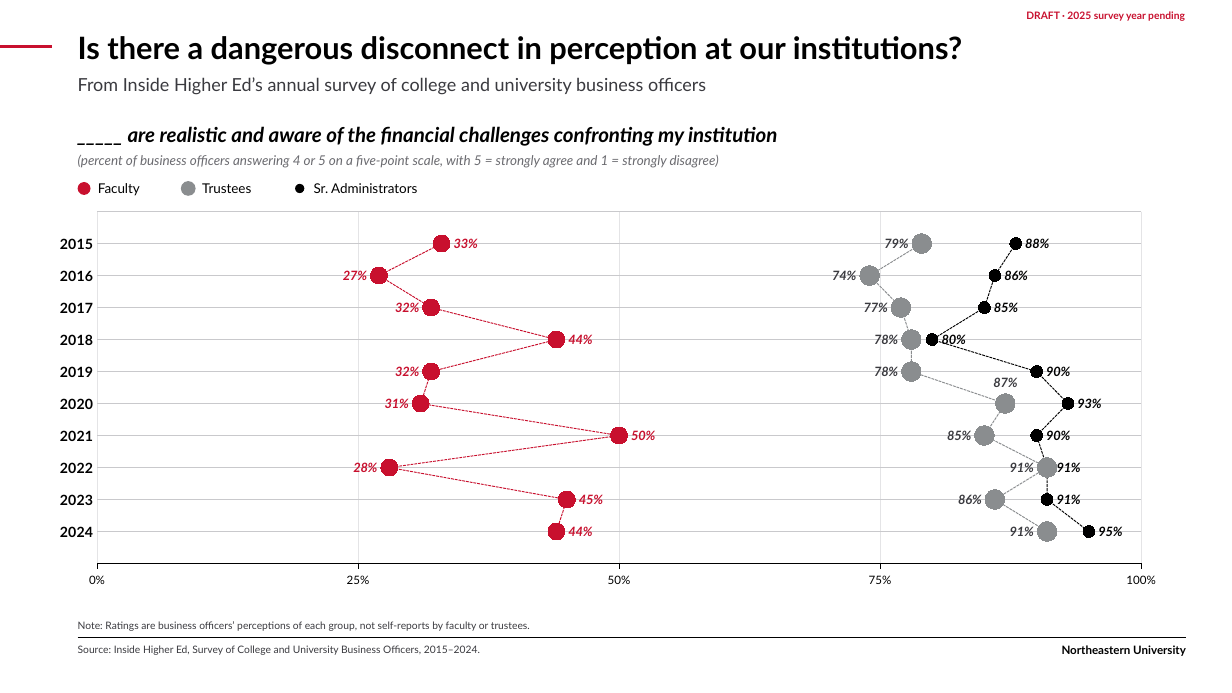
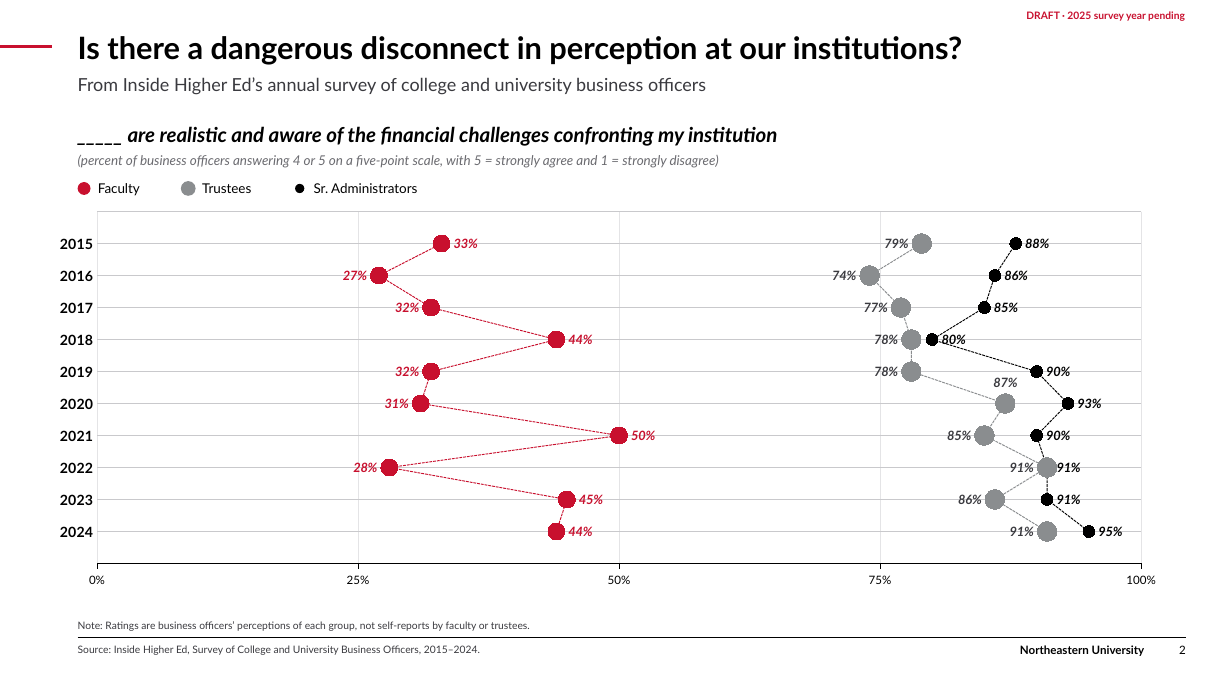
Before and after one commit to brettcsweet/Tonys-repo, a slide deck: slide 2 of nu-peer-slides/NU_peer_slides_rebrand_DRAFT.pptx. Drawn at 1232x693 pixels with LibreOffice and Linux fonts; fonts in the diff are those of the drawing. Boxes give left, top, right and bottom in pixels: in the first picture for what was removed or moved away, otherwise in the second. Text is boxed around its words. In the diff, an @@ line names an element or a change of style, - is before the commit and + after.

```diff
--- a/nu-peer-slides/NU_peer_slides_rebrand_DRAFT.pptx
+++ b/nu-peer-slides/NU_peer_slides_rebrand_DRAFT.pptx
@@ text "Northeastern University": place and size @@
-text "Northeastern University" at bbox=[1062, 645, 1186, 656]
+text "Northeastern University" at bbox=[1020, 645, 1145, 656]
@@ page number added at bbox=[1179, 645, 1186, 654], 9 pt, text #000000 @@
+2
```
Also in this commit, not shown: 2 other slides changed, 5 other files.
